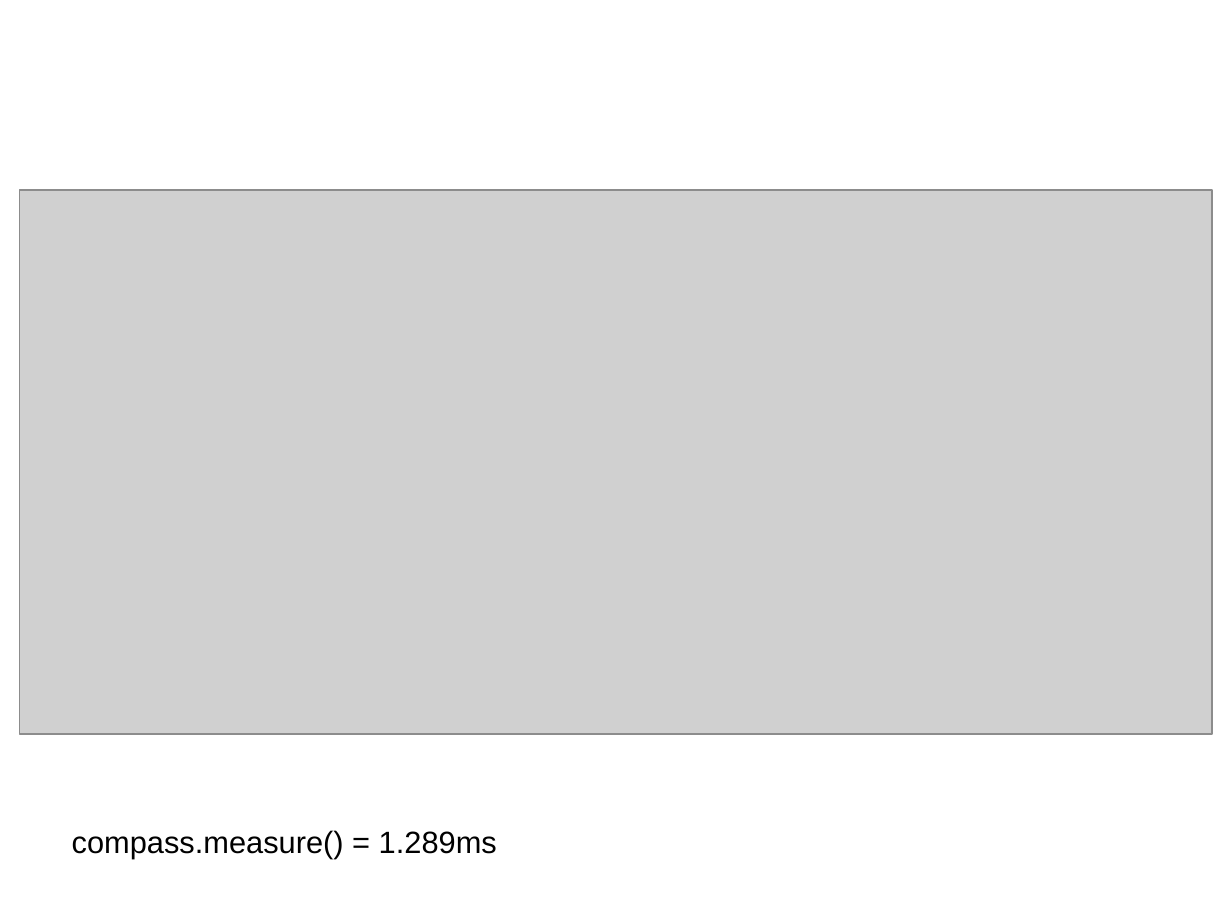
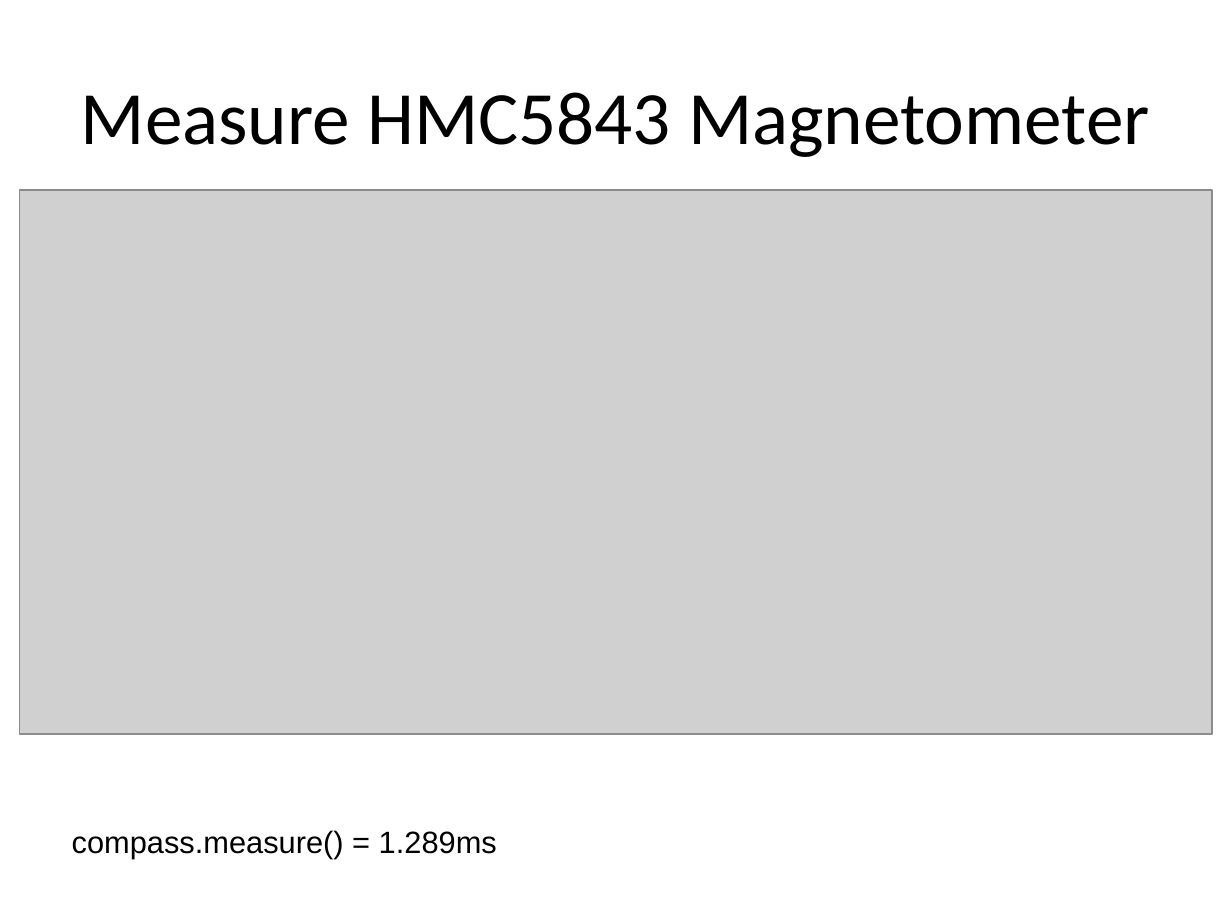
Before and after one commit to zap92/aeroquad, a slide deck: slide 8 of Documentation/Timing/TimingStudy.ppt (slide 7 before the commit). Drawn at 1232x924 pixels with LibreOffice and Linux fonts; fonts in the diff are those of the drawing; grey boxes stand for pictures. Boxes give left, top, right and bottom in pixels: in the first picture for what was removed or moved away, otherwise in the second. Text is boxed around its words. In the diff, an @@ line names an element or a change of style, - is before the commit and + after.

```diff
--- a/Documentation/Timing/TimingStudy.ppt
+++ b/Documentation/Timing/TimingStudy.ppt
@@ title added at box(81, 92, 1150, 157), 44 pt, text #000000 @@
+Measure HMC5843 Magnetometer
```
Also in this commit, not shown: 6 other slides changed, 5 slides added, 4 slides removed, 1 other file.
